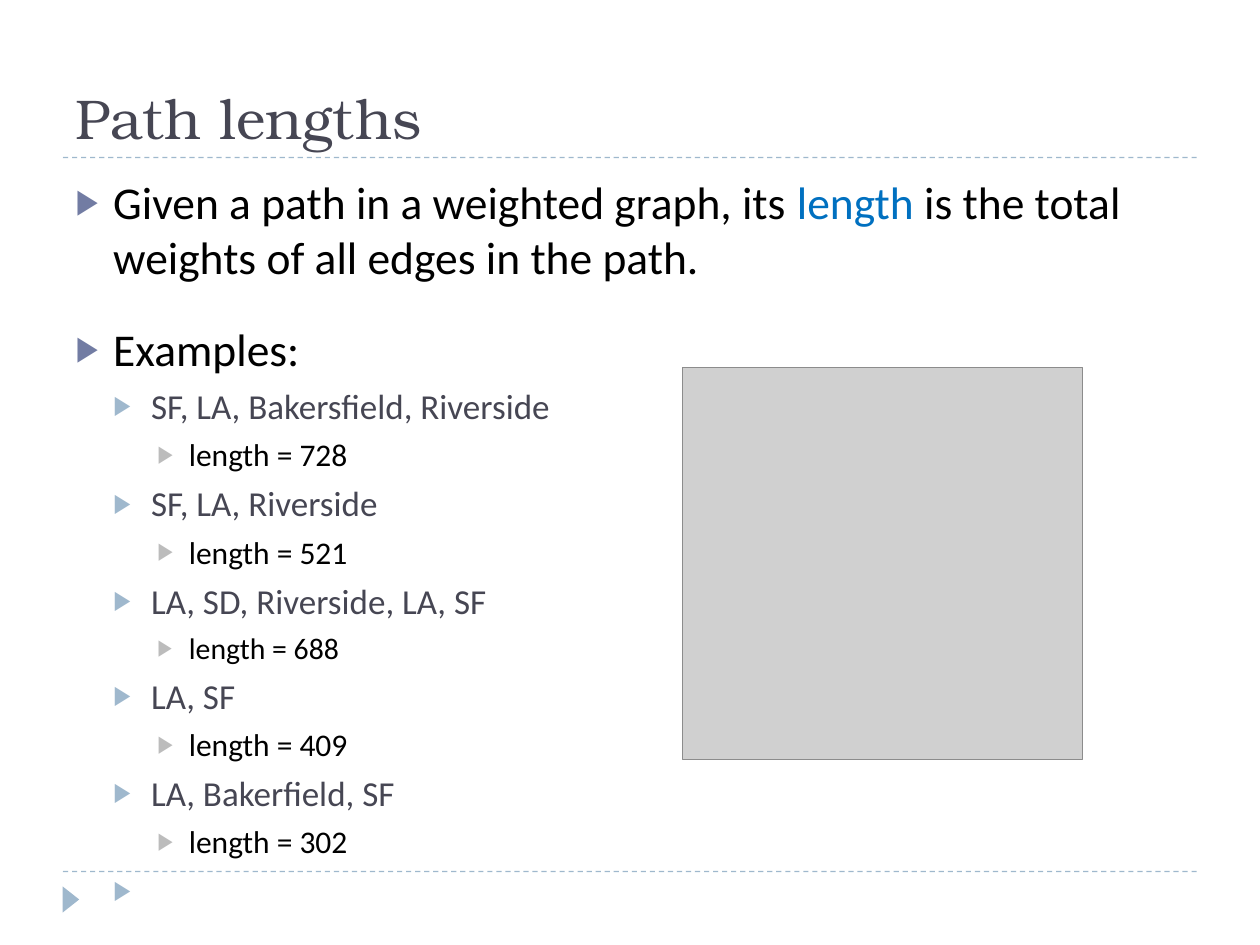
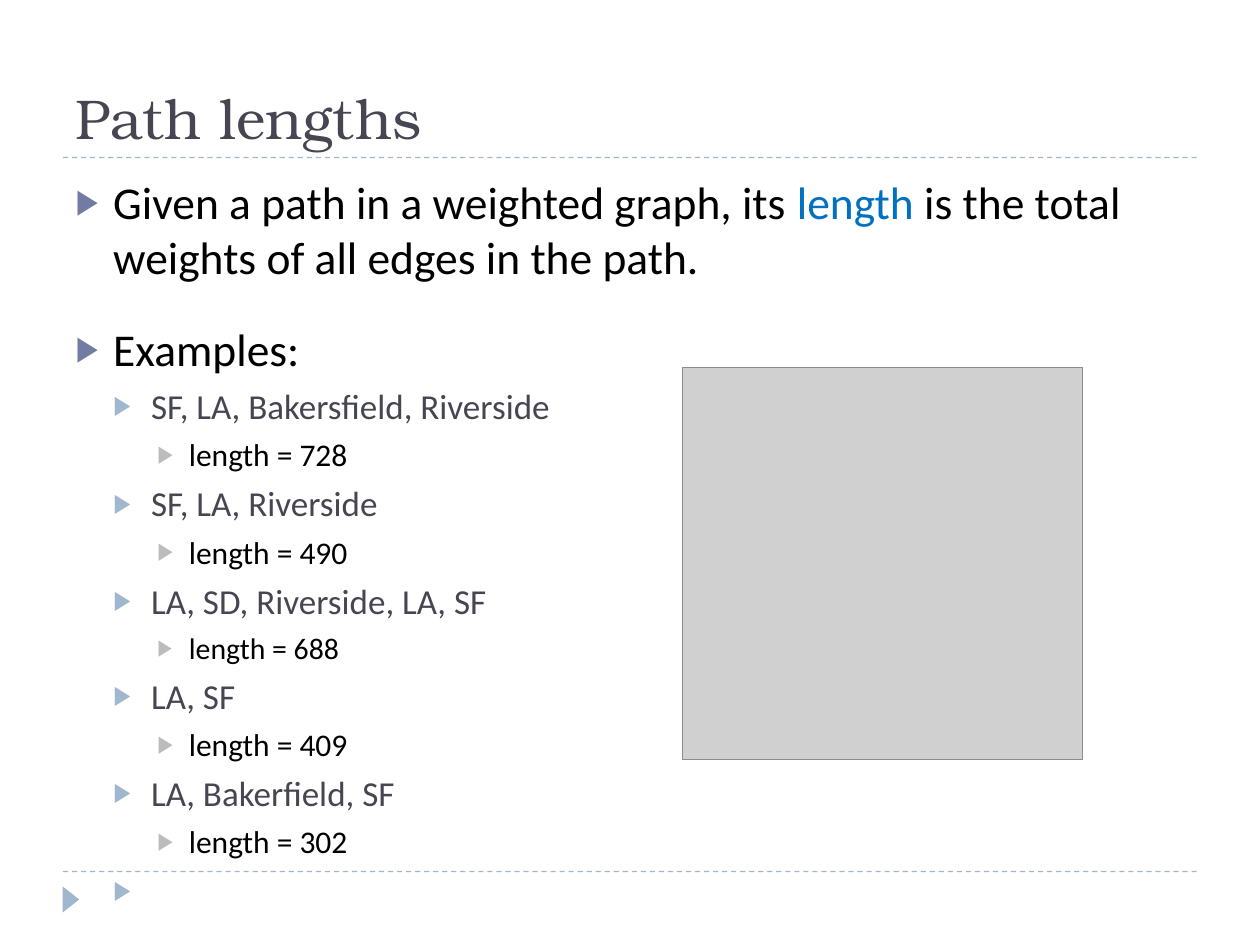
Before and after one commit to eldridgejm/dsc40b-2021-wi-public, a slide deck: slide 6 of published/lectures/14-bellman_ford/slides-wang.pptx. Drawn at 1260x945 pixels with LibreOffice and Linux fonts; fonts in the diff are those of the drawing; grey boxes stand for pictures. Boxes give left, top, right and bottom in pixels: in the first picture for what was removed or moved away, otherwise in the second. Text is boxed around its words. In the diff, an @@ line names an element or a change of style, - is before the commit and + after.

```diff
--- a/published/lectures/14-bellman_ford/slides-wang.pptx
+++ b/published/lectures/14-bellman_ford/slides-wang.pptx
@@ text at [189,542,348,570]: text changed @@
-    ▶ length = 521
+    ▶ length = 490
```
Also in this commit, not shown: 2 other slides changed, 6 other files.
